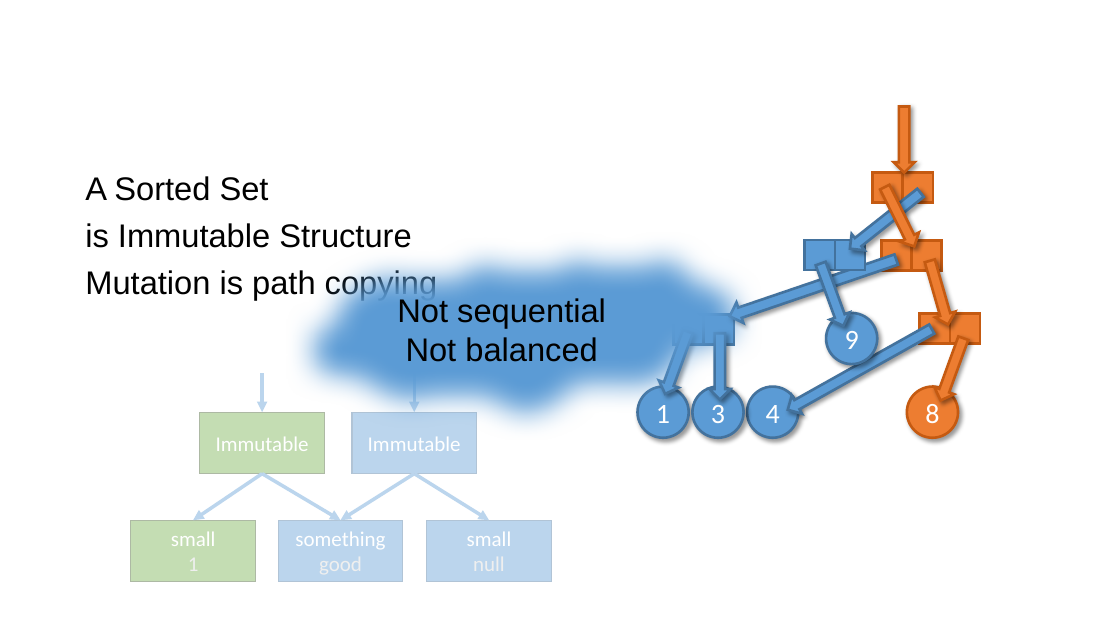
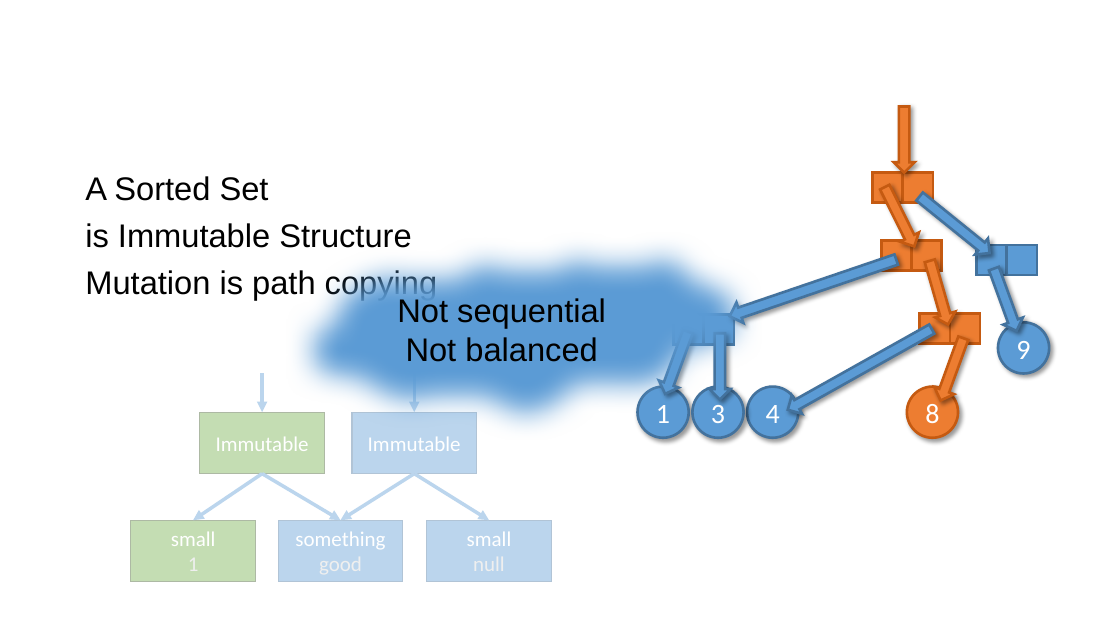
Before and after one commit to stefanvstein/fsgrit, a slide deck: slide 13 of vector.pptx. Drawn at 1120x630 pixels with LibreOffice and Linux fonts; fonts in the diff are those of the drawing. Boxes give left, top, right and bottom in pixels: in the first picture for what was removed or moved away, otherwise in the second. Text is boxed around its words. In the diff, an @@ line names an element or a change of style, - is before the commit and + after.

```diff
--- a/vector.pptx
+++ b/vector.pptx
@@ right arrow at bbox=[913, 188, 996, 261]: rotation 141 to 38 degrees @@
@@ rectangle: place and size @@
-rectangle at bbox=[805, 240, 835, 271]
+rectangle at bbox=[977, 245, 1007, 276]
@@ right arrow: place and size @@
-right arrow at bbox=[811, 260, 853, 329]
+right arrow at bbox=[984, 265, 1027, 334]
@@ rectangle: place and size @@
-rectangle at bbox=[835, 240, 865, 271]
+rectangle at bbox=[1007, 245, 1038, 276]
@@ ellipse "9": place and size @@
-ellipse "9" at bbox=[826, 313, 877, 365]
+ellipse "9" at bbox=[998, 323, 1049, 374]
```
Also in this commit, not shown: 4 other slides changed, 1 slide removed.
